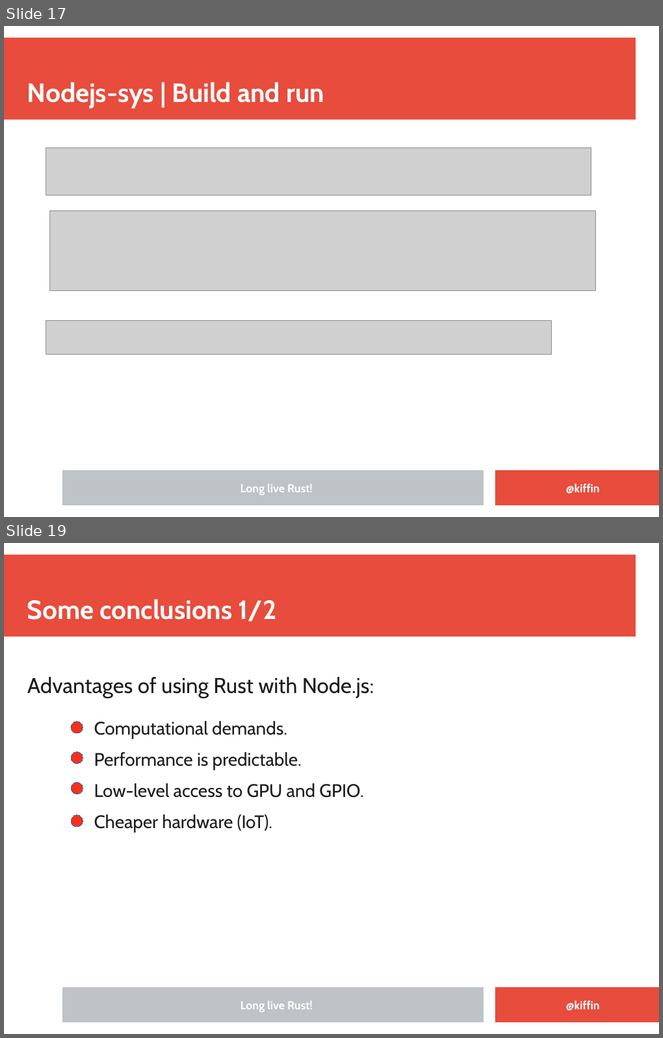
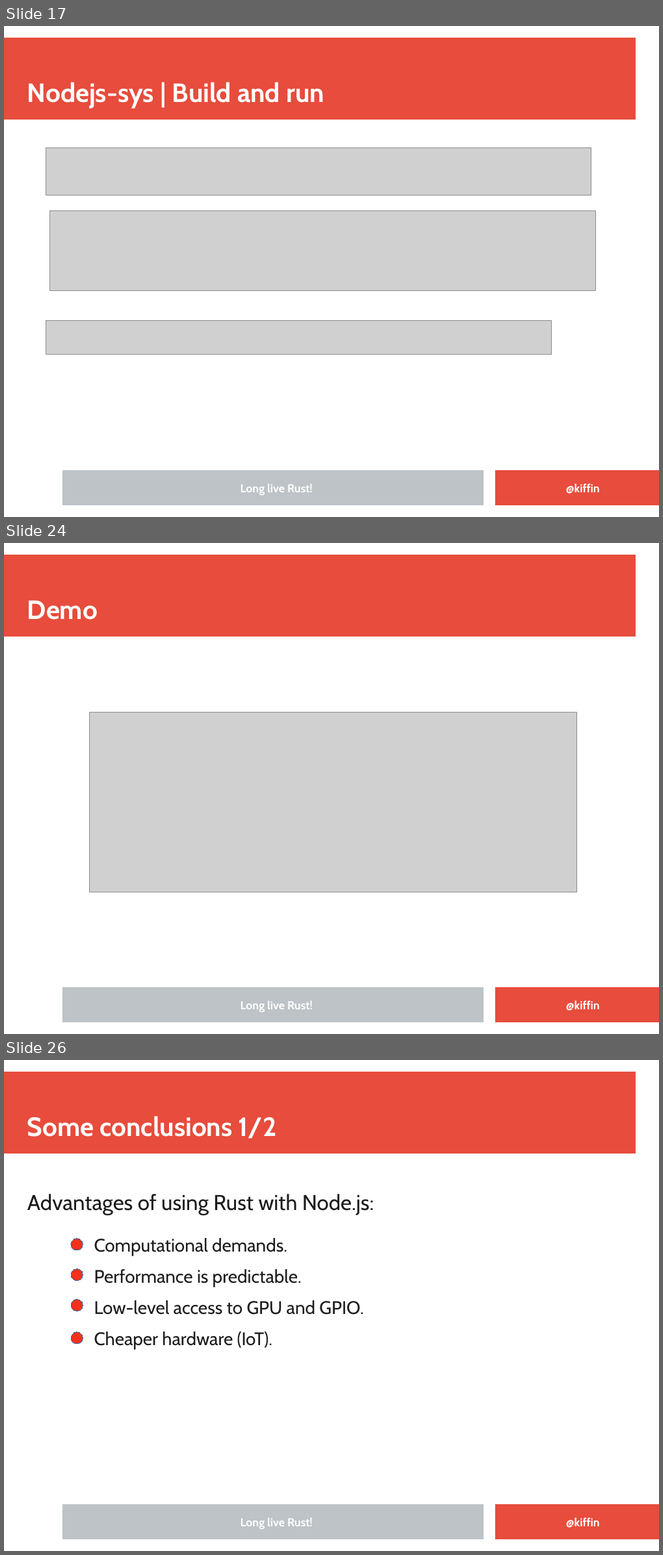
Before and after one commit to kgish/rust-node-addon-template, a slide deck: documents/Embedding-Rust-in-NodeJS-applications.odp. Shown one above the other, each under a label of ours: slides 17 and 19 before the commit, slides 17, 24 and 26 after it; the slides between them are not shown. The pictures are 663x1038 and 663x1555 pixels, drawn with LibreOffice and Linux fonts; fonts in the diff are those of the drawing; grey boxes stand for pictures; background and template pictures are left out. Boxes give left, top, right and bottom in pixels: in the first picture for what was removed or moved away, otherwise in the second. Text is boxed around its words. In the diff, an @@ line names an element or a change of style, - is before the commit and + after.

```diff
--- a/documents/Embedding-Rust-in-NodeJS-applications.odp
+++ b/documents/Embedding-Rust-in-NodeJS-applications.odp
@@ slide 24 added at [4, 543, 659, 1034], background #FFFFFF; not listed: 3 template elements that a slide beside it also shows @@
@@ title added at [27, 600, 98, 620], 32 pt, text #FFFFFF, bold @@
+Demo
@@ rectangle added at [46, 717, 289, 722], fill #FFFFFF, outline #FFFFFF 0 pt @@
@@ picture added at [89, 713, 577, 893] @@
@@ text added at [241, 1001, 313, 1012], 14 pt, text #FFFFFF, bold @@
+Long live Rust!
@@ text added at [566, 1001, 600, 1011], 14 pt, text #FFFFFF, bold @@
+@kiffin
@@ what was slide 19 is now slide 26 @@
```
Also in this commit, not shown: 3 slides changed, 6 other slides added, 2 other files.
